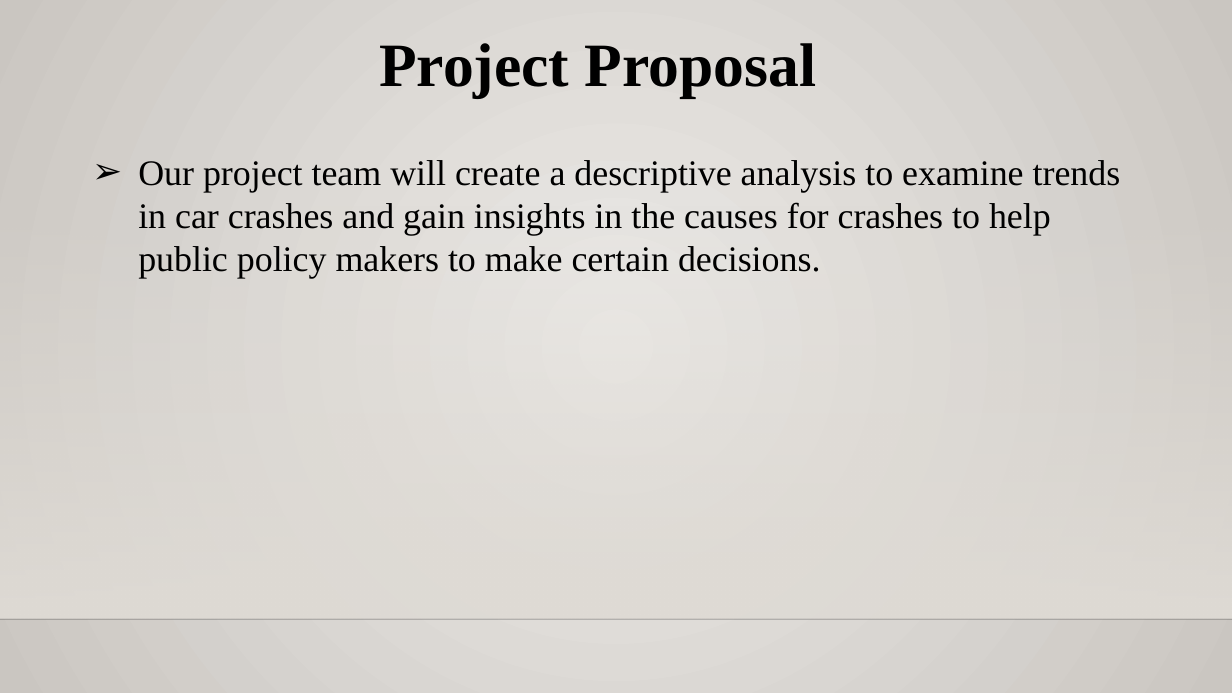
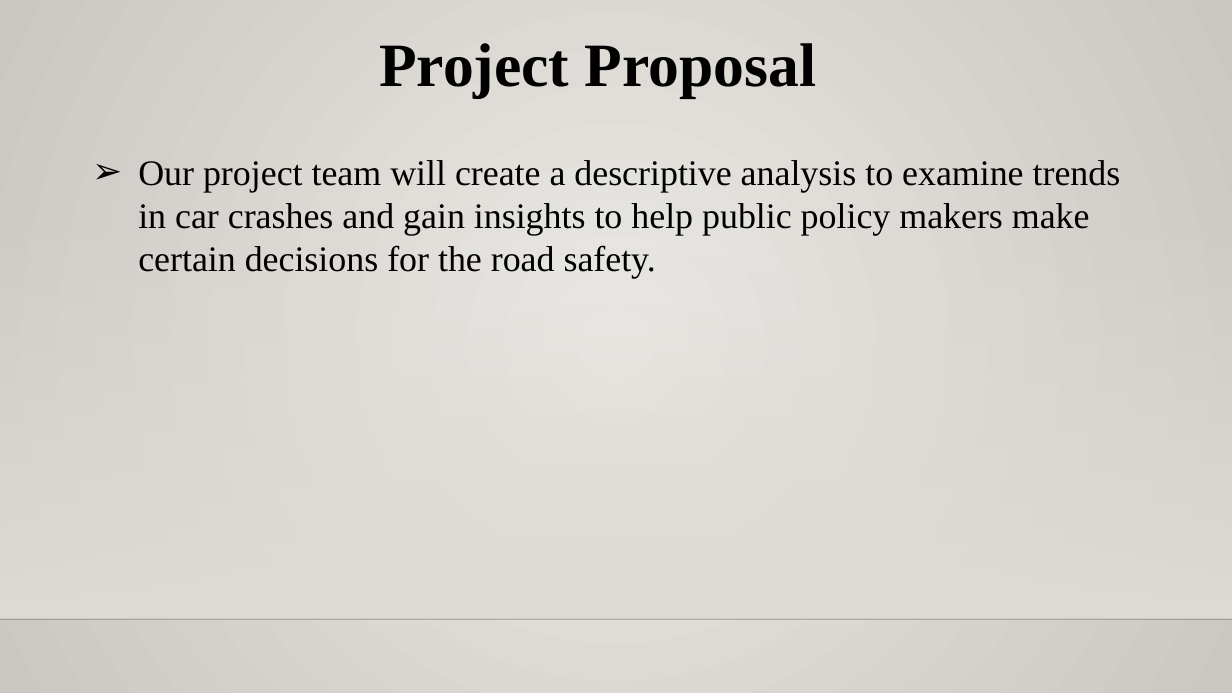
Before and after one commit to rajgabani/DAB-103-006-001, a slide deck: slide 9 of Project.pptx (slide 4 before the commit). Drawn at 1232x693 pixels with LibreOffice and Linux fonts; fonts in the diff are those of the drawing; background and template pictures are left out. Boxes give left, top, right and bottom in pixels: in the first picture for what was removed or moved away, otherwise in the second. Text is boxed around its words. In the diff, an @@ line names an element or a change of style, - is before the commit and + after.

```diff
--- a/Project.pptx
+++ b/Project.pptx
@@ text at (138,160,1121,278): text changed @@
-➢ Our project team will create a descriptive analysis to examine trends in car crashes and gain insights in the causes for crashes to help public policy makers to make certain decisions.
+➢ Our project team will create a descriptive analysis to examine trends in car crashes and gain insights to help public policy makers make certain decisions for the road safety.
```
Also in this commit, not shown: 20 other slides changed, 29 slides added, 3 slides removed, 1 other file.
